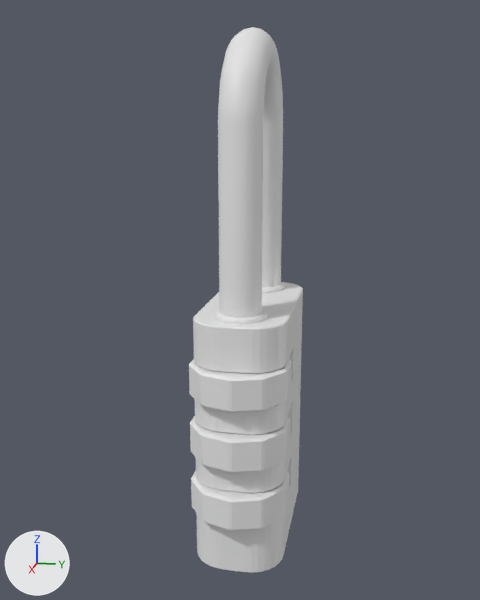
The FBX model Assets/Models/padlock/padlock.fbx: old version first, new version second.
One viewpoint serves both versions: a 50 mm camera at (0.1323, 0.0237, 0.0582) aimed at (0.0035, -0.002, 0.026). Lighting does not change. The marker at lower left points along +X, +Y and +Z. Objects named as collision shapes, trigger or cutter boxes, shadow casters or lower levels of detail are left out. Where no turn or scale is listed for an object, it has been applied to the vertices.

The first picture shows 'body', 'numberDisk', 'numberDisk1', 'numberDisk2', 'numbers', 'numbers1', 'numbers2', 'shackle'.
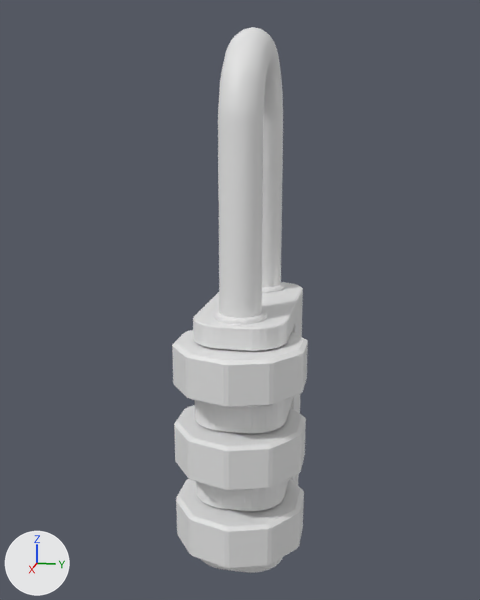
Commit message: fix padlocks

Location of each change, (x1, y1, x2, y2) in pixels of the pictures (480 x 600 px; the box of a moved part takes in the faces that stretch with it):
'numberDisk2', moved, rescaled
    before: (191, 470, 289, 530)
    after: (176, 478, 304, 568)
'numberDisk', moved, rescaled
    before: (189, 359, 292, 412)
    after: (172, 330, 308, 407)
'numberDisk1', moved, rescaled
    before: (190, 416, 290, 472)
    after: (174, 405, 306, 490)
'numbers', moved, rescaled (31% wider, 32% taller)
    before: (190, 367, 291, 407)
    after: (174, 347, 307, 400)
'numbers2', moved, rescaled (29% wider, 32% taller)
    before: (192, 480, 289, 526)
    after: (178, 501, 303, 562)
'numbers1', moved, rescaled (30% wider, 34% taller)
    before: (191, 425, 290, 468)
    after: (176, 426, 305, 484)
part 1 of me_cube_001, moved or reshaped
    both: (193, 325, 302, 572)

Edits to the bpy script that builds the scene:
```text
Change me_cube_001:
    where me_cube_001.from_pydata(...)  # 264 vertices, 170 faces; spans x -0.02..0.02, y -0.009..0.009, z -0.025..0.025
    used by ob_body; location = (0.0, 0.0, 0.0)
    me_cube_001 part 1: 120 of 264 vertices moved; they spanned x 0.0029..0.02, y -0.009..0.009, z -0.0145..0.0165 and now span x -0.0001..0.02, y -0.009..0.009, z -0.0208..0.0208; mean shift (-0.0003, 0.0, -0.001); largest move (0.0029, 0.009, -0.0145) -> (-0.0001, 0.009, -0.0208)
Change ob_numberdisk1:
    ob_numberdisk1.location: (0.013, 0.0, 0.001) -> (0.013, 0.0, 0.0)
    ob_numberdisk1.scale: (1.0, 1.0, 1.0) -> (1.31, 1.31, 1.31)
Change ob_numberdisk2:
    ob_numberdisk2.location: (0.013, 0.0, -0.011) -> (0.013, 0.0, -0.0161)
    ob_numberdisk2.scale: (1.0, 1.0, 1.0) -> (1.31, 1.31, 1.31)
Change ob_numberdisk:
    ob_numberdisk.location: (0.013, 0.0, 0.013) -> (0.013, 0.0, 0.0161)
    ob_numberdisk.scale: (1.0, 1.0, 1.0) -> (1.31, 1.31, 1.31)
```
